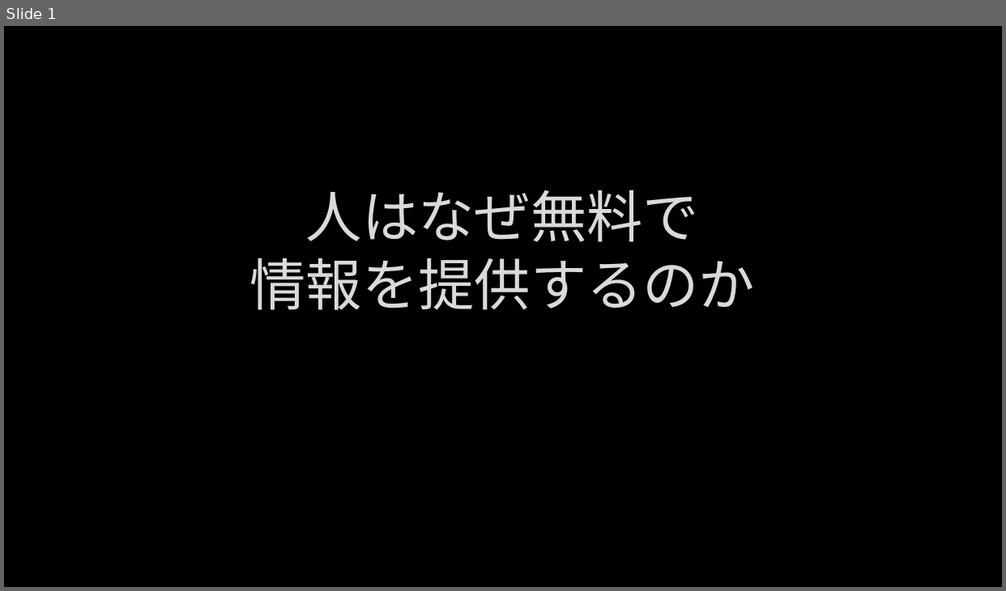
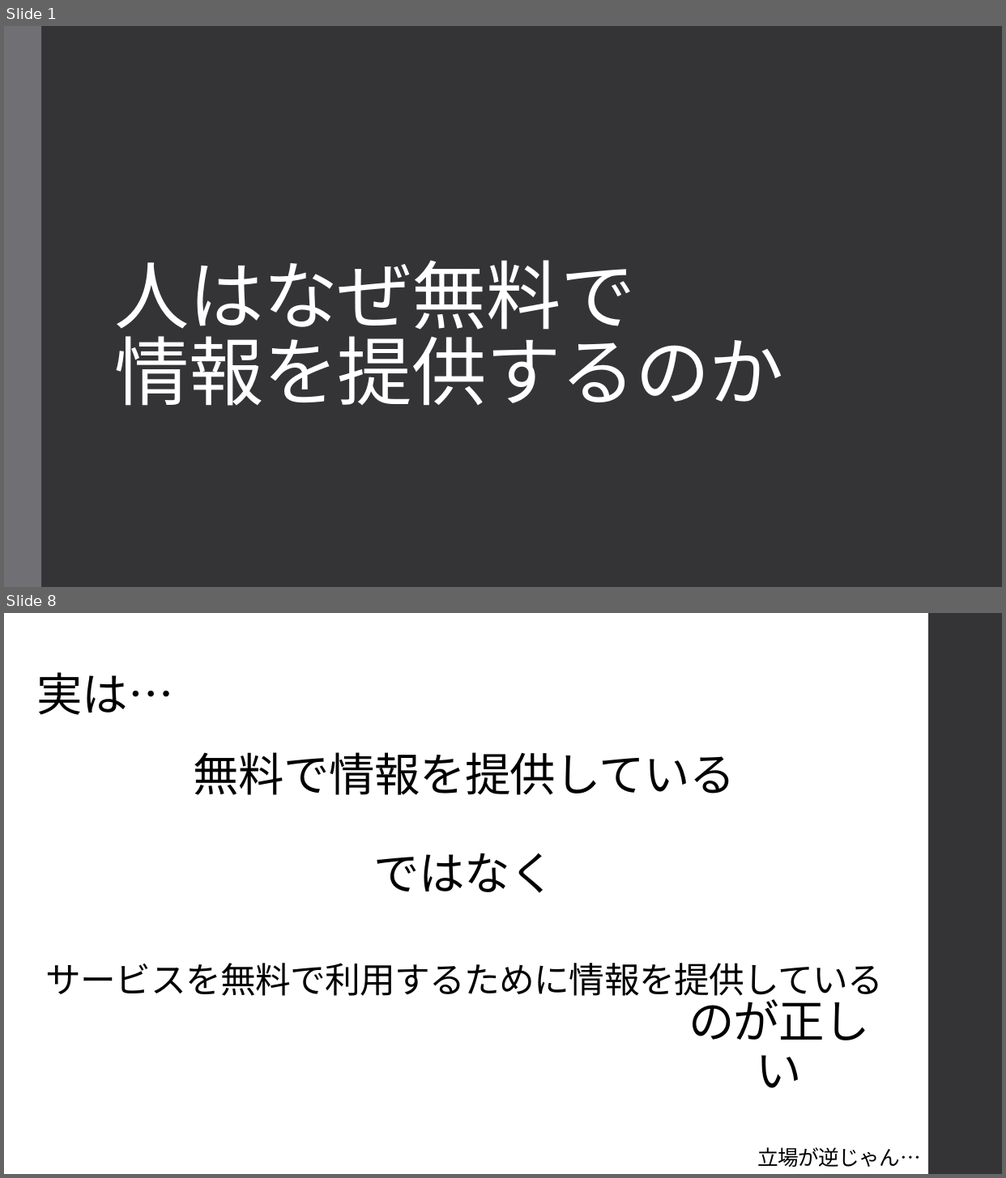
Before and after one commit to TamuEx/business, a slide deck: business_document/人はなぜ無料で情報を提供するのか.pptx. Shown one above the other, each under a label of ours: slide 1 before the commit, slides 1 and 8 after it; the slides between them are not shown. The pictures are 1006x591 and 1006x1178 pixels, drawn with LibreOffice and Linux fonts; fonts in the diff are those of the drawing; background and template pictures are left out. Boxes give left, top, right and bottom in pixels: in the first picture for what was removed or moved away, otherwise in the second. Text is boxed around its words. In the diff, an @@ line names an element or a change of style, - is before the commit and + after.

```diff
--- a/business_document/人はなぜ無料で情報を提供するのか.pptx
+++ b/business_document/人はなぜ無料で情報を提供するのか.pptx
@@ slide 8 added at [4,613,1002,1174], background #FFFFFF @@
@@ rectangle added at [928,613,1002,1174], fill #353537 @@
@@ title added at [37,672,174,715], 44 pt, text #000000 @@
+実は…
@@ text added at [194,752,735,795], 44 pt, text #000000 @@
+無料で情報を提供している
@@ text added at [373,853,555,893], 44 pt, text #000000 @@
+ではなく
@@ text added at [46,963,883,1002], 34.1 pt, text #000000 @@
+サービスを無料で利用するために情報を提供している
@@ text added at [688,992,870,1088], 44 pt, text #000000 @@
+のが正しい
@@ text added at [757,1148,921,1167], 20 pt, text #000000 @@
+立場が逆じゃん…
@@ slide 1 changed as well @@
@@ background picture (left out) to #353537 @@
@@ rectangle added at [4,26,41,587], fill #6F6F74 @@
@@ title "人はなぜ無料で 情報を提供するのか": place and size @@
-title "人はなぜ無料で 情報を提供するのか" at [250,190,756,310]
+title "人はなぜ無料で 情報を提供するのか" at [115,260,784,406]
@@ title "人はなぜ無料で 情報を提供するのか" at [115,260,784,406]: size 54 to 72 pt, font Lato to TeX Gyre Schola, text colour #DADADA to #FFFFFF, letter spacing 0 to -0.5 pt, letter outline #404040 0.75 pt to none; alignment centre to left; line spacing 1 to 0.85 @@
```
Also in this commit, not shown: 10 other slides added.
